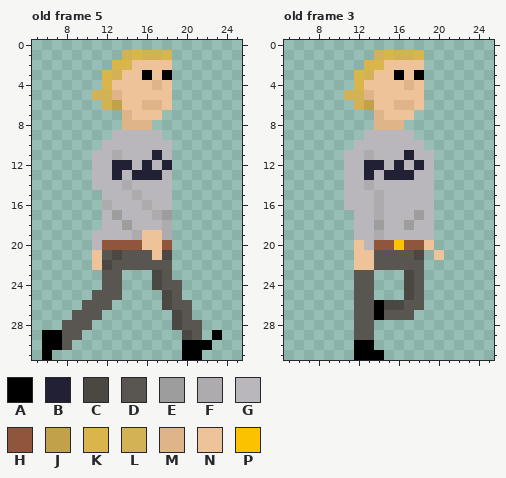
Animated GIF sprite: OscarWalk.gif. Above: the version before the commit.
The file is 160x160 pixels, drawn in blocks of 5x5; one block is one cell here. Shown: old frame 5: x 5..25, y 0..31; old frame 3: x 5..25, y 0..31. The commit also changed other frames, which this record leaves out.
Palette (. is transparent): A #000000  B #222034  C #4b4844  D #595652  E #9e9d9e  F #adabae  G #b9b7bb  H #8f563b  J #c1a24a  K #dab54c  L #d3b255  M #e0b489  N #eec39a  P #fbc200
Pixels before, old frame 5, first column x 6:
 1 ........LKLLK.....
 2 .......KKNNNN.....
 3 ......KLNNANA.....
 4 ......KNNNNMN.....
 5 .....LLMNNNNN.....
 6 ......LJNNMMN.....
 7 ........MNNN......
 8 ........MMM.......
 9 .......GGGGG......
10 ......GGGGGGG.....
11 .....GGFGGGBG.....
12 .....GGBBGBGB.....
13 .....GGBGBBBG.....
14 .....GGGFGGGG.....
15 ......GGGFGGG.....
16 ......FGGGFGG.....
17 ......GEGGGFE.....
18 ......GGEGGGF.....
19 .....GGGGFNNF.....
20 .....GHHHHNNH.....
21 .....NDCDDDNC.....
22 .....NCDDDDDD.....
23 ......DD...CD.....
24 ......DD...CDD....
25 .....DDD....CD....
26 ....DDD.....CDD...
27 ...DDD.......CD...
28 ..DDD........CDD..
29 AADD..........CD.A
30 AAD...........AAA.
31 A.............AA..
Pixels before, old frame 3, first column x 11:
 1 ...LKLLK..
 2 ..KKNNNN..
 3 .KLNNANA..
 4 .KNNNNMN..
 5 LLMNNNNN..
 6 .LJNNMMN..
 7 ...MNNN...
 8 ...MMM....
 9 ..GGGGG...
10 .GGGGGGG..
11 GGFGGGBGG.
12 GGBBGBGBG.
13 GGBGBBBGG.
14 GGFGGGGGG.
15 GGGFGGGGG.
16 GGGFGGGGG.
17 .GGFGGGEG.
18 .GGEGGEGG.
19 .GGFGGGGG.
20 .NGHHPHHN.
21 .NNDDDDC.N
22 .NNDDDDD..
23 .DD...CD..
24 .DD...CD..
25 .DD...CD..
26 .DDACCDD..
27 .DDADDD...
28 .DD.......
29 .DD.......
30 .AA.......
31 .AAA......
And afterwards:
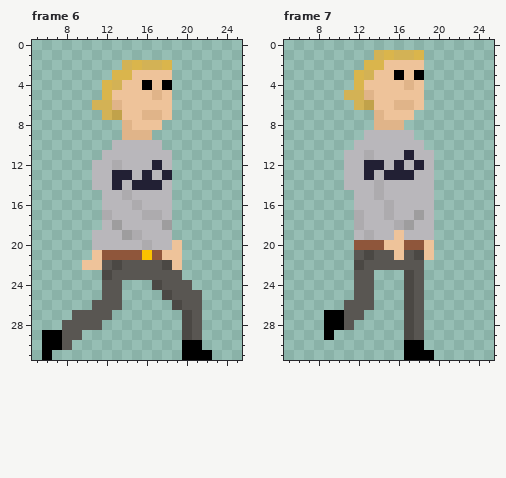
A new or re-ordered frame is compared with the old frame closest to it.
The exact change:
frames 5 -> 8
Changed rows in their new state; - is an unchanged pixel.
Frame 6 is new; against old frame 5:
first column x 10:
 1 ----.....-----
 2 ---.LKLLK-----
 3 --.KK-N-N-----
 4 ---L--ANA-----
 5 -.KN---M------
 6 -L-M--NN------
 7 --LJN-MMN-----
 8 -----NNN------
 9 ---.MMM.------
10 --.-----.-----
11 -.-G---G------
12 ---FG-GBG-----
13 ----BG-GB-----
14 ---BGBBB------
15 ----FG--------
16 --G--FG-------
17 --FG--F-G-----
18 ---EG---E-----
19 ----E-GGG-----
20 --GGGGFGGN----
21 --HHHHPHNN----
22 N-DC----CN----
23 --C-DDDD-D----
24 ----------D---
25 -.--------DD--
26 .--D----.C-D--
27 --D------.CD--
28 -D-------.C---
29 -------------.
30 ------------.-
31 ------------A-
Frame 7 is new; against old frame 3:
first column x 11:
14 --GF------
15 .---------
16 .--GF-----
17 -F-GF-----
18 -F-G-F----
19 --FG-N----
20 -HH-NN----
21 -DC--N--N.
22 -CD-------
first column x 9:
26 --D--...C--
27 AAD-....CD-
28 AAD..---CD-
29 A--..---CD-
30 ---..---AA-
31 ---...--AAA
Boxes around the changes in both pictures, in picture pixels (x1, y1, x2, y2):
changed: (82, 50, 222, 360)
changed: (324, 180, 444, 360)
